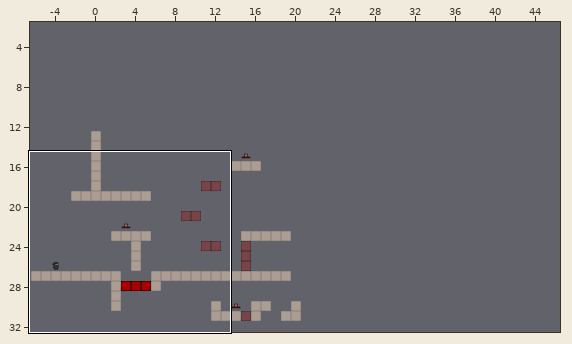
Level history. Tiled map: raw/levelconverter/maps/l21.tmx. Above: a wide view before the commit, with the close-up outlined.
Close-up. The starting point:
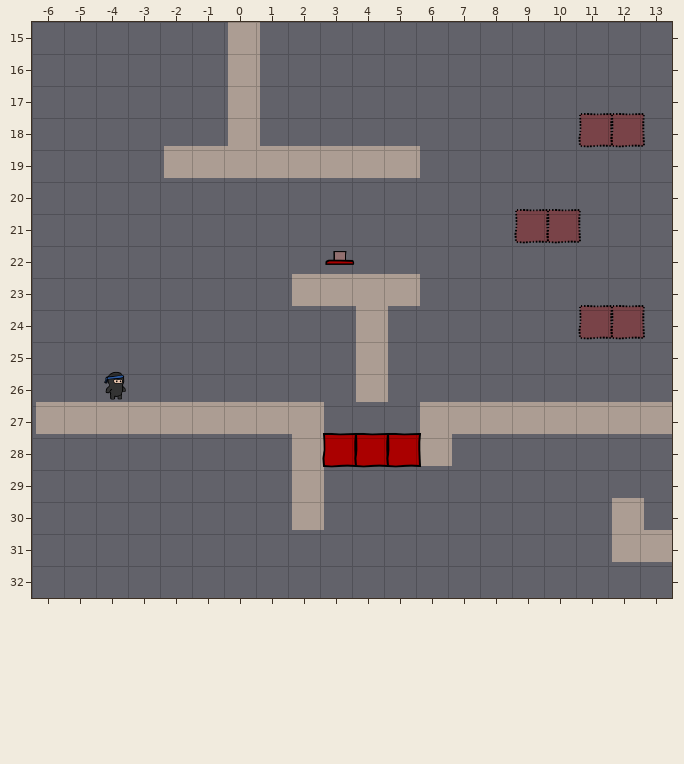
Cells are 40x40 px. Shown: x -6..13, y 15..32. The commit also changed other parts of the map, which this record leaves out. The old version is drawn lined up with the new one.
The result:
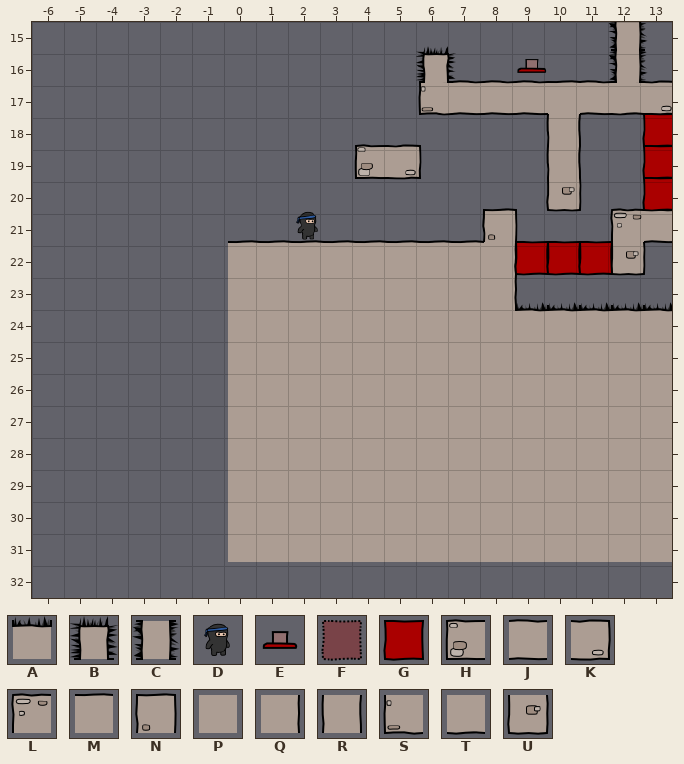
Key: from "foreground": A 41, B 43, C 51; from "objectpalette": D 0, E 16, F 17, G 18; from "world1": H 24, J 25, K 26, L 32, M 33, N 35, P 41, Q 42, R 43, S 48, T 49, U 51.
_ is an empty cell.
Tiles of an added or newly shown layer are drawn over the layers below it.
The edit:
map size 32x37 -> 47x32 cells (old content now starts at -6,3; both pictures use the new coordinates)
Layer "walls":
The edit turns tile P into tile H in row 19 at x 4.
There is now tile J in row 17 at x 7 to 9 and 11; in row 21 at x 13.
The edit turns tile P into tile K in row 19 at x 5.
There is now tile K in row 17 at x 13.
There is now tile L in row 21 at x 12.
There is now tile M in row 17 at x 10; in row 22 at x 0 to 7.
There is now tile N in row 21 at x 8.
There is now tile P in row 23 at x 0 to 1 and 6 to 7; in row 24 at x 0 to 3 and 5 to 8; in rows 25 to 26 at x 0 to 3 and 5 to 13; in row 27 at x 3 to 5; in row 28 at x 0 to 1, 3 to 5 and 7 to 13; in row 29 at x 0 to 1 and 3 to 13.
There is now tile P in row 30 at x 0 to 1, 3 to 11 and 13; in row 31 at x 0 to 11.
There is now tile Q in rows 22 to 23 at x 8.
There is now tile R in rows 18 to 19 at x 10.
There is now tile S in row 17 at x 6.
There is now tile T in row 17 at x 12.
There is now tile U in row 20 at x 10; in row 22 at x 12.
Tile P is gone in rows 15 to 18 at x 0; in row 19 at x -2 to 3; in row 27 at x -6 to -1.
Layer "objects":
There is now tile D in row 21 at x 2.
There is now tile E in row 16 at x 9.
There is now tile G in rows 18 to 20 at x 13; in row 22 at x 9 to 11.
Tile D is gone in row 26 at x -4.
Tile E is gone in row 22 at x 3.
Tile F is gone in row 18 at x 11 to 12; in row 21 at x 9 to 10; in row 24 at x 11 to 12.
Tile G is gone in row 28 at x 3 to 5.
Layer "fg" (now shown):
There is now tile A in row 24 at x 9 to 13.
There is now tile B in row 16 at x 6.
There is now tile C in rows 15 to 16 at x 12.
Boxes around the changes in both close-ups, in picture pixels (x1, y1, x2, y2):
changed: (36, 22, 672, 562)
